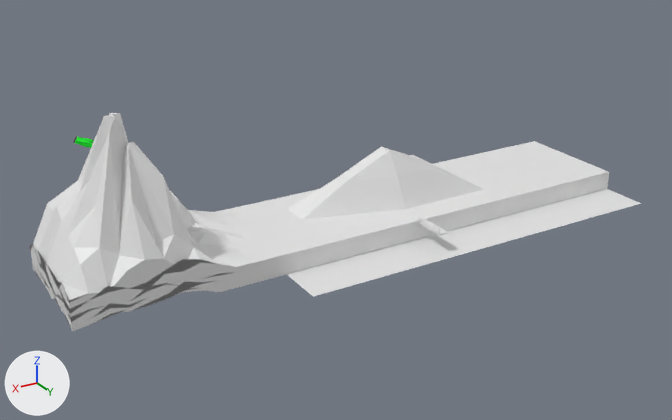
What one commit did to the Blender file 04 Shots/mz-bruecke-shot1.blend.
Before and after are seen from a camera (50 mm lens) standing at (54.6, 62.3, 38.2) and looking at (12.3, -8.1, 2.9). The lights are fixed; the arrows at lower left show +X, +Y and +Z.

Names of what the first picture shows: 'landschaft-mit-schlucht.001'.
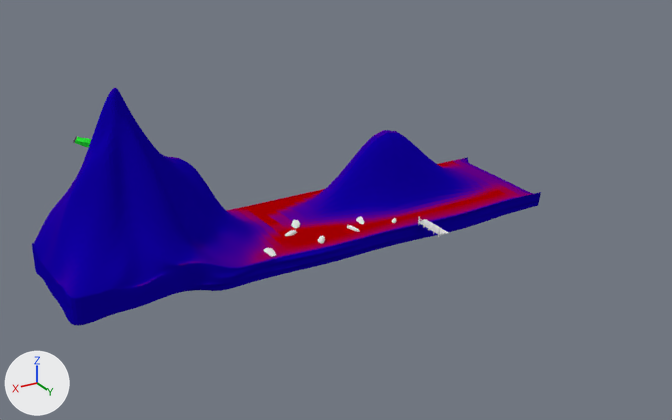
Location of each change, (x1, y1, x2, y2) in pixels of the pictures (672 x 420 px; the box of a moved part takes in the faces that stretch with it):
'landschaft-mit-schlucht.001', reshaped, modifiers changed (17% narrower, 9% taller): before (30, 113, 641, 331); after (32, 88, 541, 326)
'stein02.000', added: after (264, 248, 276, 257)
'stein01.003', added: after (291, 220, 300, 228)
'stein01.001', added: after (285, 230, 297, 236)
'stein02.001', added: after (347, 225, 360, 232)
'stein01', added: after (318, 236, 325, 244)
'stein02.002', added: after (356, 216, 364, 224)
'stein01.002', added: after (392, 218, 396, 223)
part 1 of me_plane_002, moved or reshaped: before (30, 113, 609, 300); after (50, 88, 541, 295)
part 2 of me_plane_002, recoloured (grey to blue): before (30, 155, 521, 331); after (32, 157, 514, 326)

Edits to the bpy script that builds the scene:
```text
Add mat_landschaft:
    mat_landschaft = bpy.data.materials.new('landschaft')
    # nodes: BsdfDiffuse, Mapping, MixShader, OutputMaterial, TexCoord, TexNoise, ValToRGB
    # colours: black #000000, white #ffffff, blue #1d00e7, red #e70005
Add mat_stein01:
    mat_stein01 = diffuse_material('stein01')
    mat_stein01.base_color = (0.8, 0.8, 0.8)  # white #e7e7e7
    mat_stein01.roughness = 0.567
Change me_plane_002:
    used by ob_plane; location = (0.0, -7.911, 0.0); scale = (106.0, 31.8, 5.3)
    remove me_plane_002.from_pydata(...)  # 770 vertices, 768 faces; spans x -0.19..0.37, y -0.19..0.19, z -0.19..2.71
    add me_plane_002.from_pydata(...)  # 656 vertices, 648 faces; spans x -0.09..0.37, y -0.19..0.21, z -0.2..3.28
    me_plane_002 part 1: 162 vertices moved from x -0.09..0.36, y -0.19..0.19, z -0.19..2.71 to x -0.09..0.36, y -0.19..0.21, z -0.2..3.28; 130 vertices removed from x -0.19..0.37, y -0.19..0.19, z -0.19..2.25; 16 vertices added at x -0.09..0.33, y -0.19..0.19, z -0.1..3.17
    me_plane_002 part 2: 602 faces spanning x -0.09..0.37, y -0.19..0.21, z -0.2..3.28 switch from no material to mat_landschaft
Change col_landschaft_mit_schlucht:
    remove col_landschaft_mit_schlucht.objects.link(ob_plane_002)
Add col_stein01:
    col_stein01 = bpy.data.collections.new('stein01')
    col_stein01.objects.link(ob_stein01_004)
Add col_stein02:
    col_stein02 = bpy.data.collections.new('stein02')
    col_stein02.objects.link(ob_stone02)
Remove ob_plane_002:
    ob_plane_002 = bpy.data.objects.new('Plane.002', me_plane_004)
Change ob_plane:
    add _m = ob_plane.modifiers.new('Subsurf', 'SUBSURF')
Add ob_stein01_004:
    ob_stein01_004 = bpy.data.objects.new('stein01.004', me_rock_landscape_style_3_mesh)  # 114 vertices, 112 faces; spans x -1.38..1.26, y -1.36..1.49, z -0.44..1.84; modifiers SUBSURF
    ob_stein01_004.location = (0.0, 0.0, 0.0)
    ob_stein01_004.scale = (0.395, 0.401, 0.476)
    ob_stein01_004.material_slots[0].link = 'OBJECT'; ob_stein01_004.material_slots[0].material = mat_stein01  # its picture is missing
Add ob_stone02:
    ob_stone02 = bpy.data.objects.new('stone02', me_rock_landscape_style_4_mesh)  # 114 vertices, 112 faces; spans x -1.4..1.29, y -2.69..2.29, z -0.16..1.51; in mat_stein02 (its picture is missing); modifiers SUBSURF
    ob_stone02.location = (0.0, 0.0, 0.0)
    ob_stone02.scale = (0.426, 0.446, 0.323)
Add ob_stein01:
    ob_stein01 = bpy.data.objects.new('stein01', None)
    ob_stein01.location = (15.83, -4.95, 1.65)
    ob_stein01.scale = (0.781, 0.781, 0.781)
    ob_stein01.instance_type = 'COLLECTION'
    ob_stein01.instance_collection = col_stein01
Add ob_stein01_001:
    ob_stein01_001 = bpy.data.objects.new('stein01.001', None)
    ob_stein01_001.location = (17.61, -7.52, 1.8)
    ob_stein01_001.scale = (1.36, 0.529, 0.529)
    ob_stein01_001.instance_type = 'COLLECTION'
    ob_stein01_001.instance_collection = col_stein01
Add ob_stein02_001:
    ob_stein02_001 = bpy.data.objects.new('stein02.001', None)
    ob_stein02_001.location = (12.07, -5.47, 1.72)
    ob_stein02_001.rotation_euler = (0.695, -1.646, -0.26)  # degrees (40, -94, -15)
    ob_stein02_001.scale = (0.76, 0.76, 0.76)
    ob_stein02_001.instance_type = 'COLLECTION'
    ob_stein02_001.instance_collection = col_stein02
Add ob_stein01_002:
    ob_stein01_002 = bpy.data.objects.new('stein01.002', None)
    ob_stein01_002.location = (7.68, -5.06, 1.74)
    ob_stein01_002.scale = (0.523, 0.523, 0.523)
    ob_stein01_002.instance_type = 'COLLECTION'
    ob_stein01_002.instance_collection = col_stein01
Add ob_stein01_003:
    ob_stein01_003 = bpy.data.objects.new('stein01.003', None)
    ob_stein01_003.location = (16.27, -9.09, 1.66)
    ob_stein01_003.scale = (0.9, 1.34, 0.9)
    ob_stein01_003.instance_type = 'COLLECTION'
    ob_stein01_003.instance_collection = col_stein01
Add ob_stein02_000:
    ob_stein02_000 = bpy.data.objects.new('stein02.000', None)
    ob_stein02_000.location = (20.95, -5.14, 1.65)
    ob_stein02_000.scale = (0.85, 0.85, 0.85)
    ob_stein02_000.instance_type = 'COLLECTION'
    ob_stein02_000.instance_collection = col_stein02
Add ob_stein02_002:
    ob_stein02_002 = bpy.data.objects.new('stein02.002', None)
    ob_stein02_002.location = (10.45, -6.55, 1.2)
    ob_stein02_002.scale = (0.78, 0.78, 2.37)
    ob_stein02_002.instance_type = 'COLLECTION'
    ob_stein02_002.instance_collection = col_stein02
```
